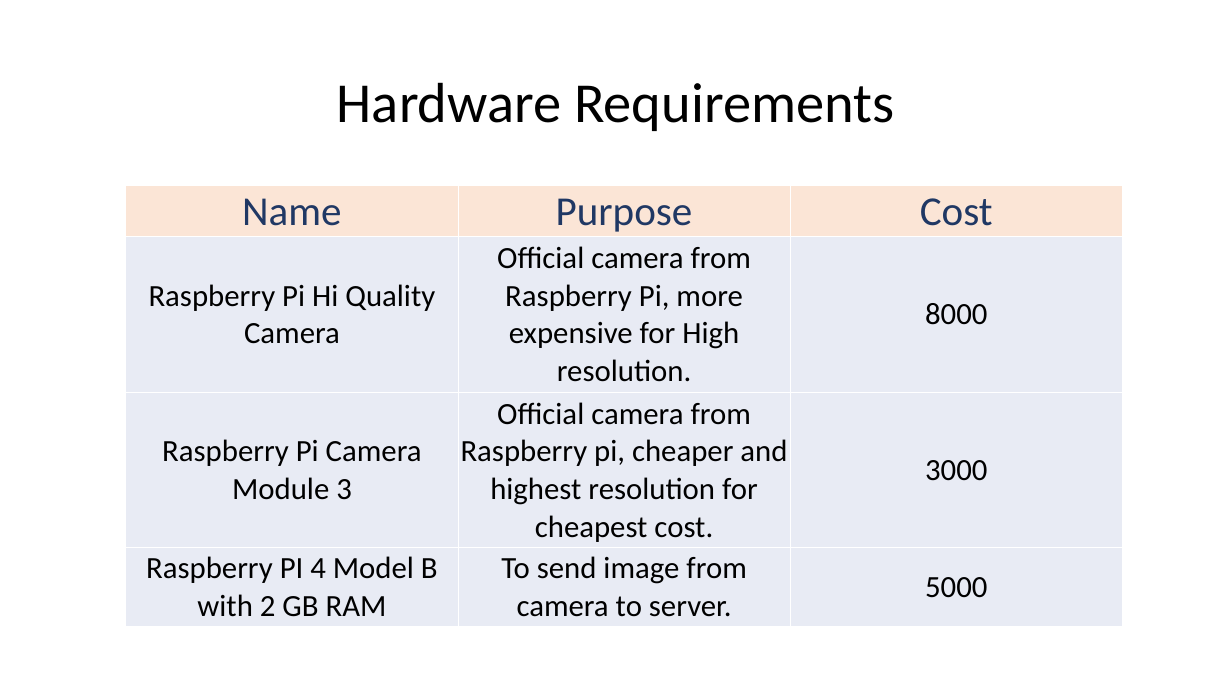
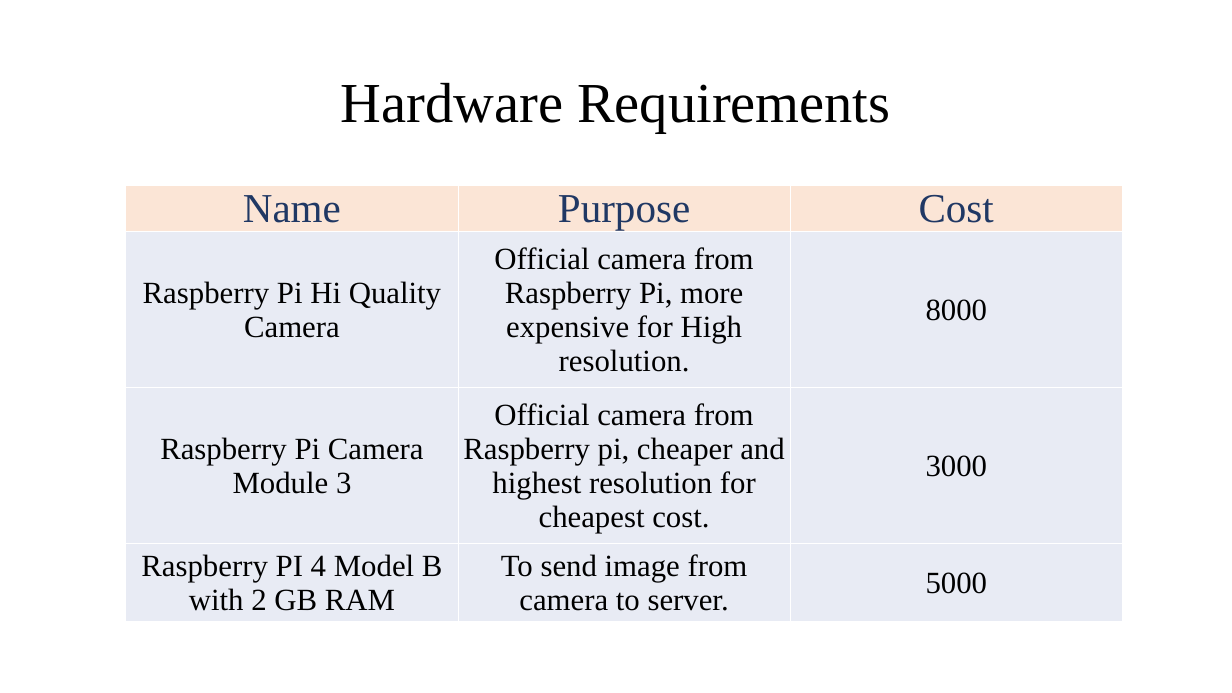
Before and after one commit to sourab777karad/Attendence-Assistant, a slide deck: slide 18 of docs/Presentation/Attendance Assitant PPT.pptx. Drawn at 1232x693 pixels with LibreOffice and Linux fonts; fonts in the diff are those of the drawing. Boxes give left, top, right and bottom in pixels: in the first picture for what was removed or moved away, otherwise in the second. Text is boxed around its words. In the diff, an @@ line names an element or a change of style, - is before the commit and + after.

Commit message:
made ppt in tex

```diff
--- a/docs/Presentation/Attendance Assitant PPT.pptx
+++ b/docs/Presentation/Attendance Assitant PPT.pptx
@@ title "Hardware Requirements" at box(341, 82, 890, 133): font Calibri to Times New Roman @@
@@ table at box(126, 186, 1124, 626) @@
@@ font Calibri to Times New Roman @@
```
Also in this commit, not shown: 21 other slides changed, 11 other files.
